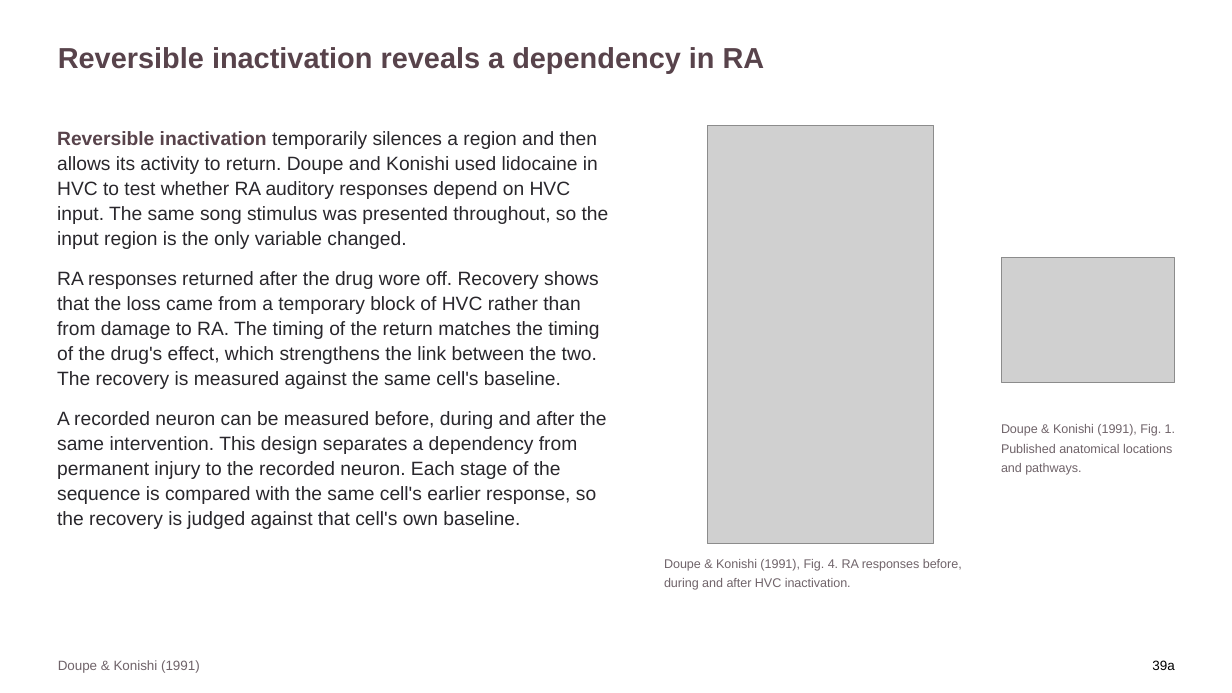
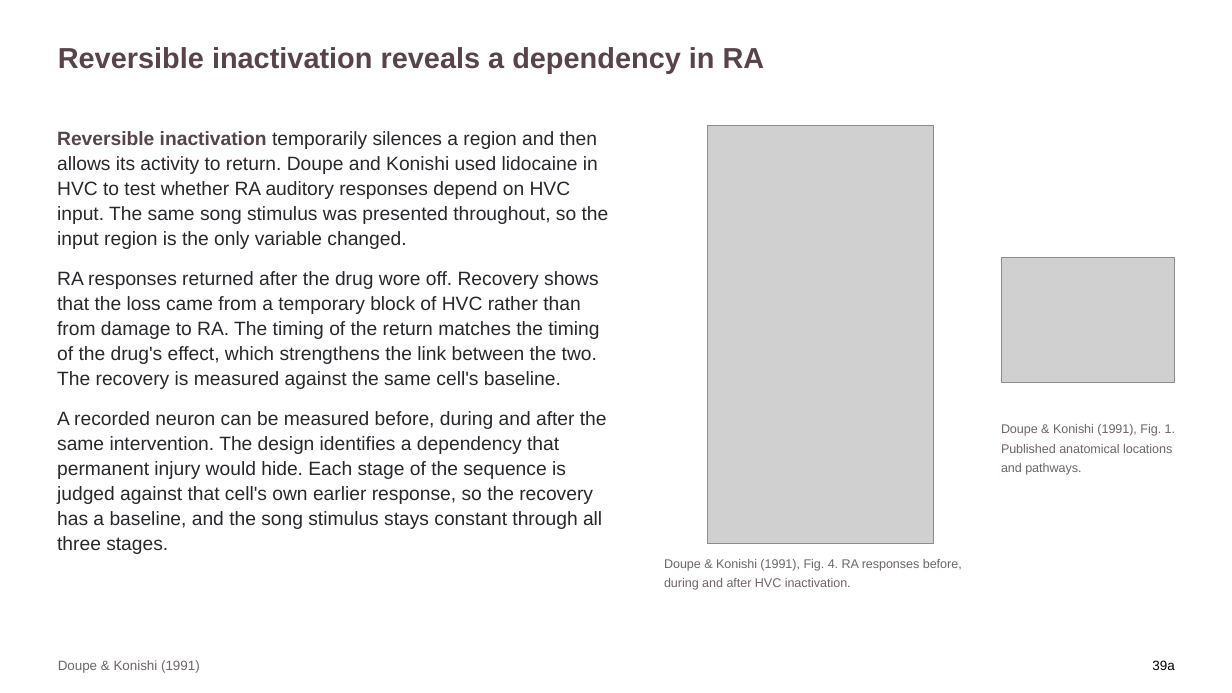
Before and after one commit to jordanxxlopez/NEUROETHOLOGY, a slide deck: slide 52 of scaffolded/Neuroethology_Lecture33_FA2026_SCAFFOLDED.pptx. Drawn at 1232x693 pixels with LibreOffice and Linux fonts; fonts in the diff are those of the drawing; grey boxes stand for pictures. Boxes give left, top, right and bottom in pixels: in the first picture for what was removed or moved away, otherwise in the second. Text is boxed around its words. In the diff, an @@ line names an element or a change of style, - is before the commit and + after.

```diff
--- a/scaffolded/Neuroethology_Lecture33_FA2026_SCAFFOLDED.pptx
+++ b/scaffolded/Neuroethology_Lecture33_FA2026_SCAFFOLDED.pptx
@@ text at <box>57,411,607,554</box>: text changed @@
-A recorded neuron can be measured before, during and after the same intervention. This design separates a dependency from permanent injury to the recorded neuron. Each stage of the sequence is compared with the same cell's earlier response, so the recovery is judged against that cell's own baseline.
+A recorded neuron can be measured before, during and after the same intervention. The design identifies a dependency that permanent injury would hide. Each stage of the sequence is judged against that cell's own earlier response, so the recovery has a baseline, and the song stimulus stays constant through all three stages.
```
Also in this commit, not shown: 22 other slides changed, 4 other files.
